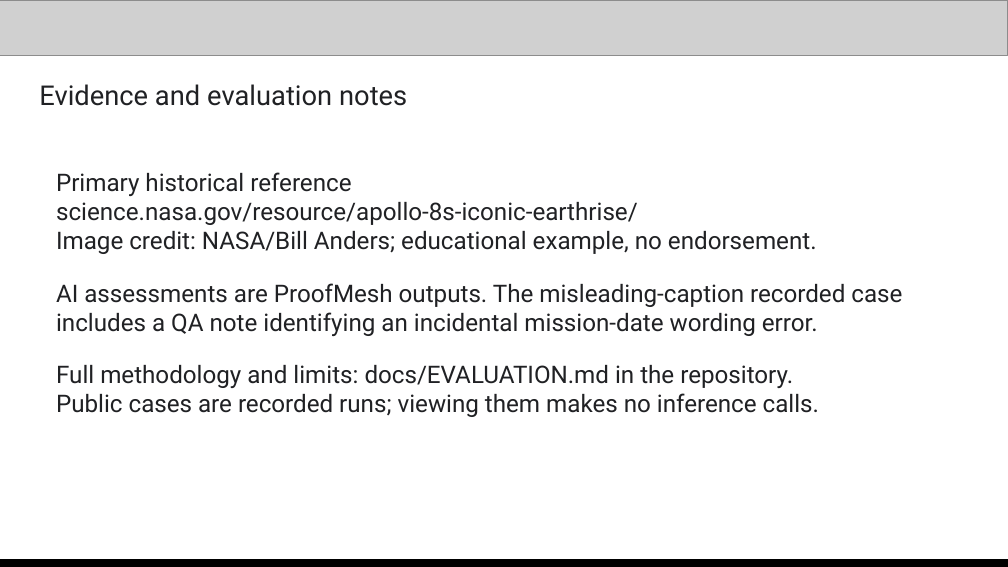
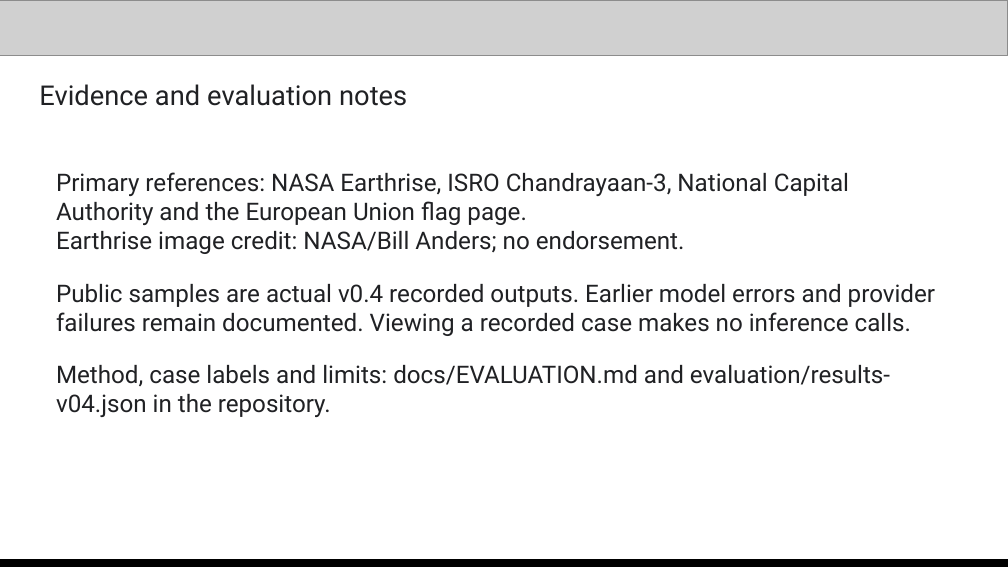
Before and after one commit to htg2704/proofmesh, a slide deck: slide 14 of submission/proofmesh-submission.pptx. Drawn at 1008x567 pixels with LibreOffice and Linux fonts; fonts in the diff are those of the drawing; grey boxes stand for pictures. Boxes give left, top, right and bottom in pixels: in the first picture for what was removed or moved away, otherwise in the second. Text is boxed around its words. In the diff, an @@ line names an element or a change of style, - is before the commit and + after.

Commit message:
Clarify investigation actions and present ProofMesh as an evidence rail

```diff
--- a/submission/proofmesh-submission.pptx
+++ b/submission/proofmesh-submission.pptx
@@ text at [56, 172, 935, 417]: text changed @@
-Primary historical reference
-science.nasa.gov/resource/apollo-8s-iconic-earthrise/
-Image credit: NASA/Bill Anders; educational example, no endorsement.
-AI assessments are ProofMesh outputs. The misleading-caption recorded case includes a QA note identifying an incidental mission-date wording error.
-Full methodology and limits: docs/EVALUATION.md in the repository.
-Public cases are recorded runs; viewing them makes no inference calls.
+Primary references: NASA Earthrise, ISRO Chandrayaan-3, National Capital Authority and the European Union flag page.
+Earthrise image credit: NASA/Bill Anders; no endorsement.
+Public samples are actual v0.4 recorded outputs. Earlier model errors and provider failures remain documented. Viewing a recorded case makes no inference calls.
+Method, case labels and limits: docs/EVALUATION.md and evaluation/results-v04.json in the repository.
```
Also in this commit, not shown: 5 other slides changed, 1 slide added, 1 slide removed, 19 other files.
